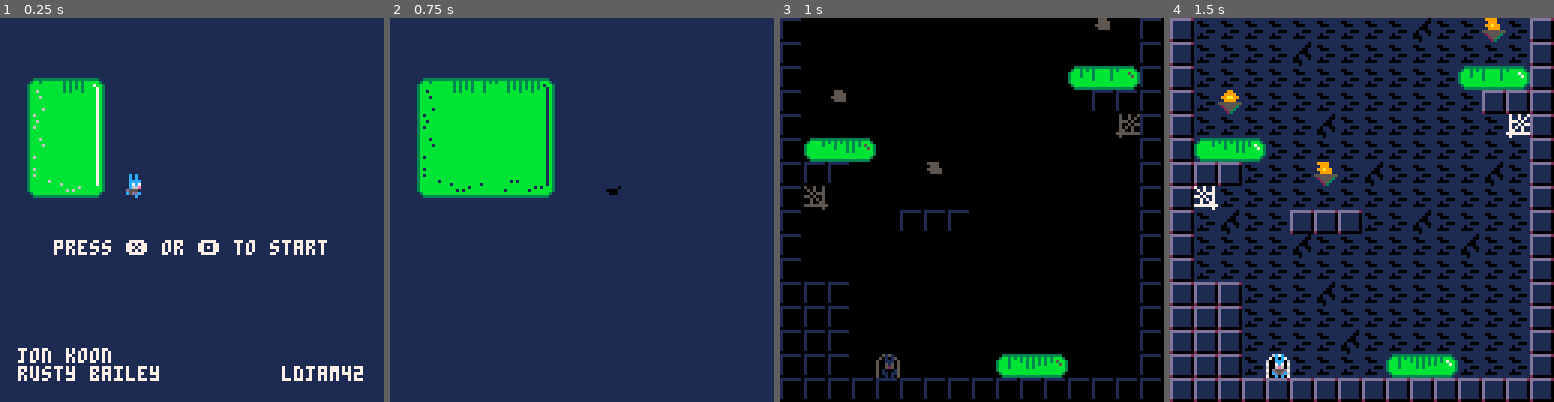
Above: before the commit, frames 1-4 (left to right).
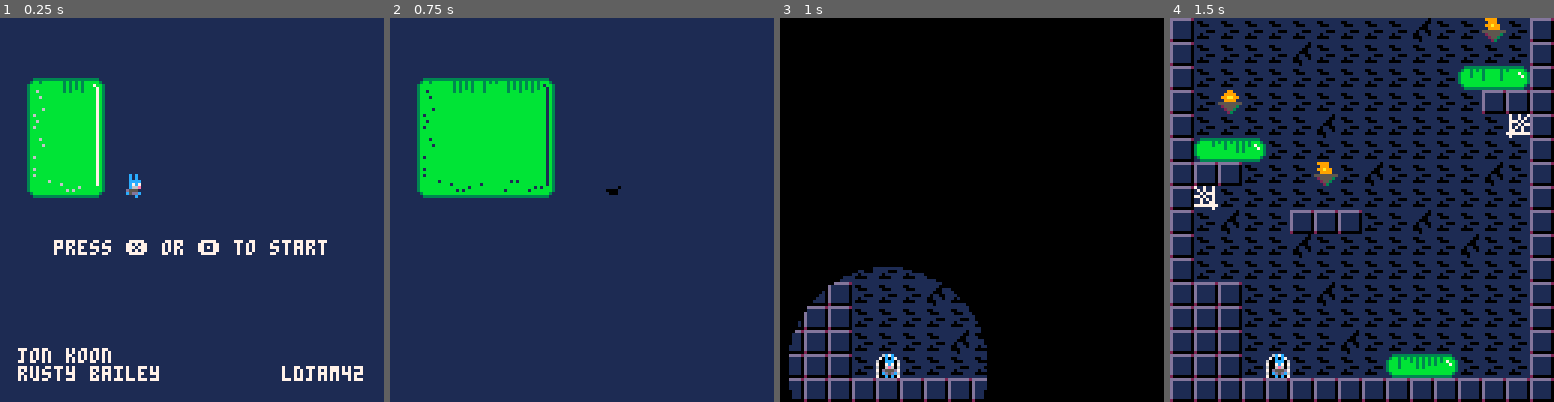
Above: after the commit, the same moments.

Repository: jondkoon/crushed
Game: PICO-8 cartridge game.p8
The game is run twice, just before and just after one commit, with the same random seed, the same clock (stepped at 60 frames per second) and the same inputs.
Inputs:
- Up to frame 1 (0.25 s): no input
- Up to frame 2 (0.75 s): tap X (X key) at 0.33 s; tap O (Z key) at 0.7 s
- Up to frame 3 (1 s): no input
- Up to frame 4 (1.5 s): tap X (X key) at 1.07 s

Frames 1-2 are identical in both runs. In frame 3, 19% of the frame differs, in the area x 0-100%, y 0-100%; in frame 4, nothing differs.

Commit message:
Iris wipe (#6)

Diff:
--- a/game.p8
+++ b/game.p8
@@ -46,6 +46,13 @@
 	)
 end
 
+function get_center(object)
+	return {
+		x = object.x + (object.width / 2),
+		y = object.y + (object.height / 2)
+	}
+end
+
 function random_one(set)
 	return set[1 + flr(rnd(count(set)))]
 end
@@ -83,6 +90,39 @@
 		else
 			pal(c, fadetable[c+1][flr(i+1)])
 		end
+	end
+end
+
+function iris_get_max_r(x,y)
+  farthest_x = x >= (screen_width / 2) and 0 or screen_width
+  farthest_y = y >= (screen_height / 2) and 0 or screen_height
+
+  return sqrt((farthest_x - x)^2 + (farthest_y - y)^2)
+end
+
+function make_iris(cx, cy, r)
+  if (r <= 3) then
+    cls(0)
+    return
+  end
+  local theta = 0
+  local step = 0.4 -- adjust quality - lower makes a better curve but is more expensive
+  local y2 = cy + r
+  while theta <= 360 do
+    local x = cx + r * cos(theta / 360)
+    local y = cy + r * sin(theta / 360)
+    local x2 = x >= cx and screen_width or 0
+		if (x >= 0 and x <= screen_width and y >= 0 and y <= screen_height) then
+			rectfill(x, y, x2, y2, 0)
+		end
+    y2 = y
+    theta += step
+  end
+	if (cy - r > 0) then
+  	rectfill(0,0,screen_width, cy - r, 0)
+	end
+	if (cy + r <= screen_height) then
+  	rectfill(0,screen_height,screen_width, cy + r, 0)
 	end
 end
 
@@ -121,6 +161,13 @@
 			height = screen_height
 		}, object)
 	end,
+	-- converts scene coordinates to screen coordinates
+	position_on_screen = function(self, object)
+		return {
+			x = object.x - self.x,
+			y = object.y - self.y
+		}
+	end,
 	update_shake = function(self)
 		if (self.shake_counter > 0) then
 			self.shake_counter -= 1
@@ -209,6 +256,42 @@
 				music(-1)
 			end
 			o.init(self)
+		end,
+		iris_in = function(self, target, callback)
+			local center = cam:position_on_screen(get_center(target))
+			self.iris_r = iris_get_max_r(center.x, center.y)
+			self.iris_target = target
+			self.iris_dr = -5
+			self.iris_callback = callback
+			self.iris_active = true
+		end,
+		iris_out = function(self, target, iris_callback)
+			local center = cam:position_on_screen(get_center(target))
+			self.max_iris_r = iris_get_max_r(center.x, center.y)
+			self.iris_r = 4
+			self.iris_target = target
+			self.iris_dr = 5
+			self.iris_callback = callback
+			self.iris_active = true
+		end,
+		iris_draw = function(self)
+			if (self.iris_active) then
+				local coordinates = cam:position_on_screen(get_center(self.iris_target))
+				self.iris_x = coordinates.x
+				self.iris_y = coordinates.y
+				self.iris_r += self.iris_dr
+				camera()
+				make_iris(self.iris_x, self.iris_y, self.iris_r)
+
+				if (self.iris_r > self.max_iris_r or self.iris_r < 4) then
+					self.iris_target = nil
+					self.iris_active = false
+					if (self.iris_callback) then
+						self.iris_callback()
+						self.iris_callback = nil
+					end
+				end
+			end
 		end,
 		fade_update = function(self)
 			if (self.fade_timer_dx) then
@@ -226,7 +309,6 @@
 		fade_down = function(self, fade_callback)
 			self.fade_timer = 0
 			self.fade_timer_dx = 1
-			self.fade_max = 30
 			self.fade_callback = fade_callback
 		end,
 		fade_up = function(self, fade_callback)
@@ -270,24 +352,43 @@
 					object:draw()
 				end
 			end
+			self:iris_draw()
 		end
 	}
 	return merge_tables(options, scene)
 end
 
-local changing_scene = false
-function change_scene(scene)
+changing_scene = false
+function change_scene(scene, transition_out, transition_in)
 	if (changing_scene) then
 		return
 	end
+
 	changing_scene = true
 	menuitem(1) -- remove reset level
-	current_scene:fade_down(function()
+	local t_out = transition_out or "fade"
+	local t_in = transition_in or "fade"
+
+	local scene_in = function()
 		scene:init()
 		current_scene = scene
-		scene:fade_up()
 		changing_scene = false
-	end)
+		if (t_in == "fade") then
+			fade(30)
+			current_scene:fade_up()
+		elseif (t_in == "iris") then
+			fade(0)
+			current_scene:iris_out(current_scene.player)
+		end
+	end
+
+	if (t_out == "fade") then
+		current_scene:fade_down(scene_in)
+	elseif (t_out == "iris") then
+		current_scene:iris_in(current_scene.player, scene_in)
+	else
+		scene_in()
+	end
 end
 
 gravity = 1
@@ -897,17 +996,17 @@
 	2
 }
 
-function make_door(x,y,current_level,player)
+function make_door(x,y,scene)
 	return {
 		x = x,
 		y = y,
 		width = 16,
 		height = 16,
 		update = function(self)
-			if (not self.triggered and test_collision(self, player)) then
+			if (not self.triggered and test_collision(self, scene.player)) then
 				self.triggered = true
-				local next_level = next_level_map[current_level + 1]
-				change_scene(make_game_scene(next_level))
+				local next_level = next_level_map[scene.level + 1]
+				change_scene(make_game_scene(next_level), "iris", "iris")
 			end
 		end
 	}
@@ -943,6 +1042,7 @@
 
 function make_game_scene(level)
 	return make_scene({
+		level = level,
 		height = screen_height * 4,
 		width = screen_width,
 		music = 3,
@@ -1095,11 +1195,11 @@
 		end,
 		check_for_win = function(self)
 			if (self.chalice and test_collision(self.player, self.chalice)) then
-				change_scene(winning_scene)
+				change_scene(winning_scene, "iris", "fade")
 			end
 		end,
 		reset_level = function(self)
-			change_scene(self)
+			change_scene(self, "fade", "iris")
 		end,
 		init = function(self)
 			menuitem(1, "restart level", function()
@@ -1114,7 +1214,7 @@
 			local level_height = screen_height * 4
 
 			self.player = make_player(self)
-			self.level_x_offset = level * level_width
+			self.level_x_offset = self.level * level_width
 			for x = self.level_x_offset, (self.level_x_offset + level_width), tile_size do
 				for y = 0, level_height, tile_size do
 					local map_x = x / tile_size
@@ -1125,7 +1225,7 @@
 						self:add(block)
 						add(self.blocks, block)
 					elseif (tile_id == 14) then
-						local door = make_door(x - self.level_x_offset, y, level, self.player)
+						local door = make_door(x - self.level_x_offset, y, self)
 						self:add(door)
 					elseif (tile_id == 49) then
 						self.player.x = x + 2 - self.level_x_offset
@@ -1233,7 +1333,7 @@
 				if (scene) then
 					change_scene(scene)
 				else
-					change_scene(make_game_scene(0))
+					change_scene(make_game_scene(0), "fade", "iris")
 				end
 			end
 		end,
@@ -1308,7 +1408,7 @@
 	end,
 	draw = function(self)
 		palt(1, true)
-		spr(71, screen_width / 2 - 4, self.y)
+		spr(48, screen_width / 2 - 4, self.y)
 		palt(1, false)
 		print(self.text, self.x, self.y + 15, 7)
 	end
@@ -1328,7 +1428,7 @@
 })
 
 current_scene = title_scene
--- current_scene = make_game_scene(3)
+-- current_scene = make_game_scene(0)
 -- current_scene = winning_scene
 
 function _init()
